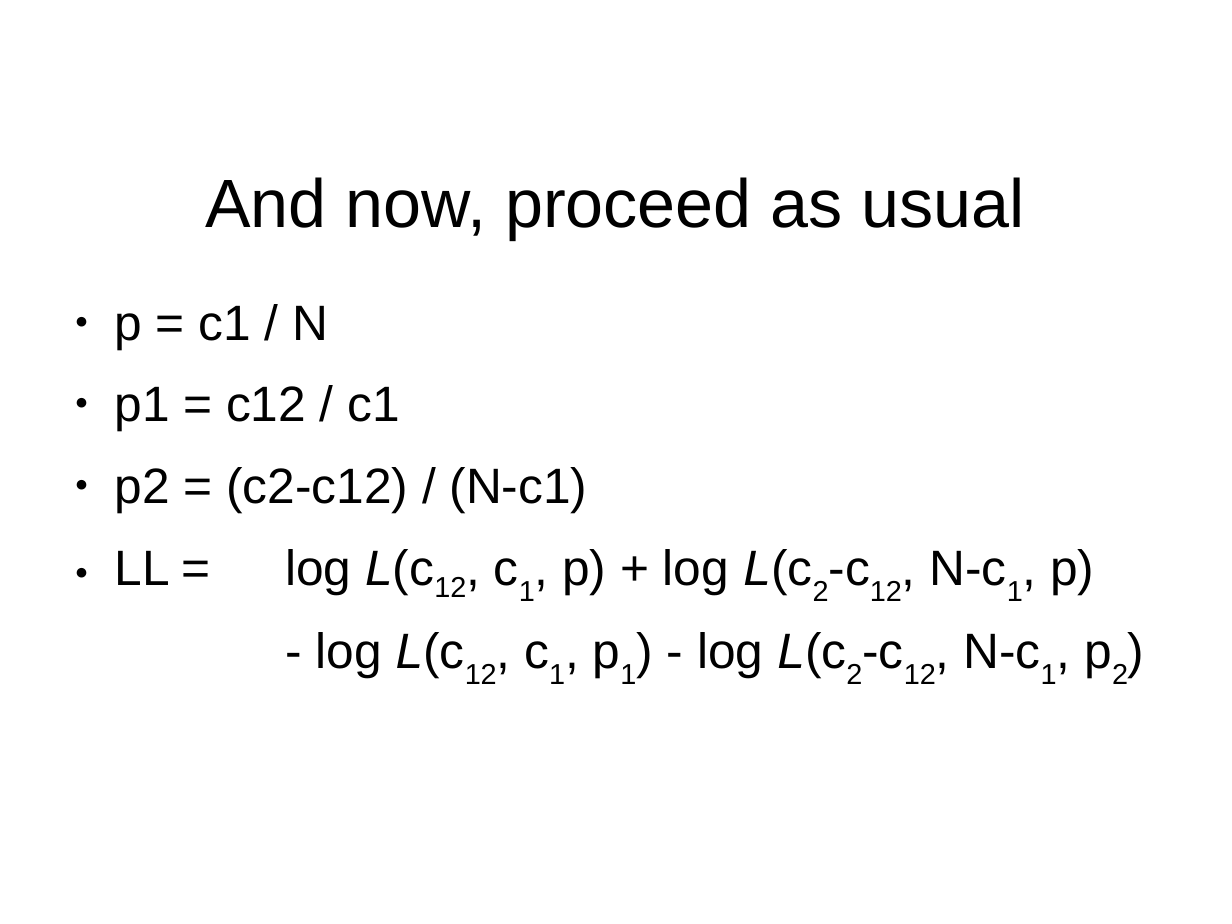
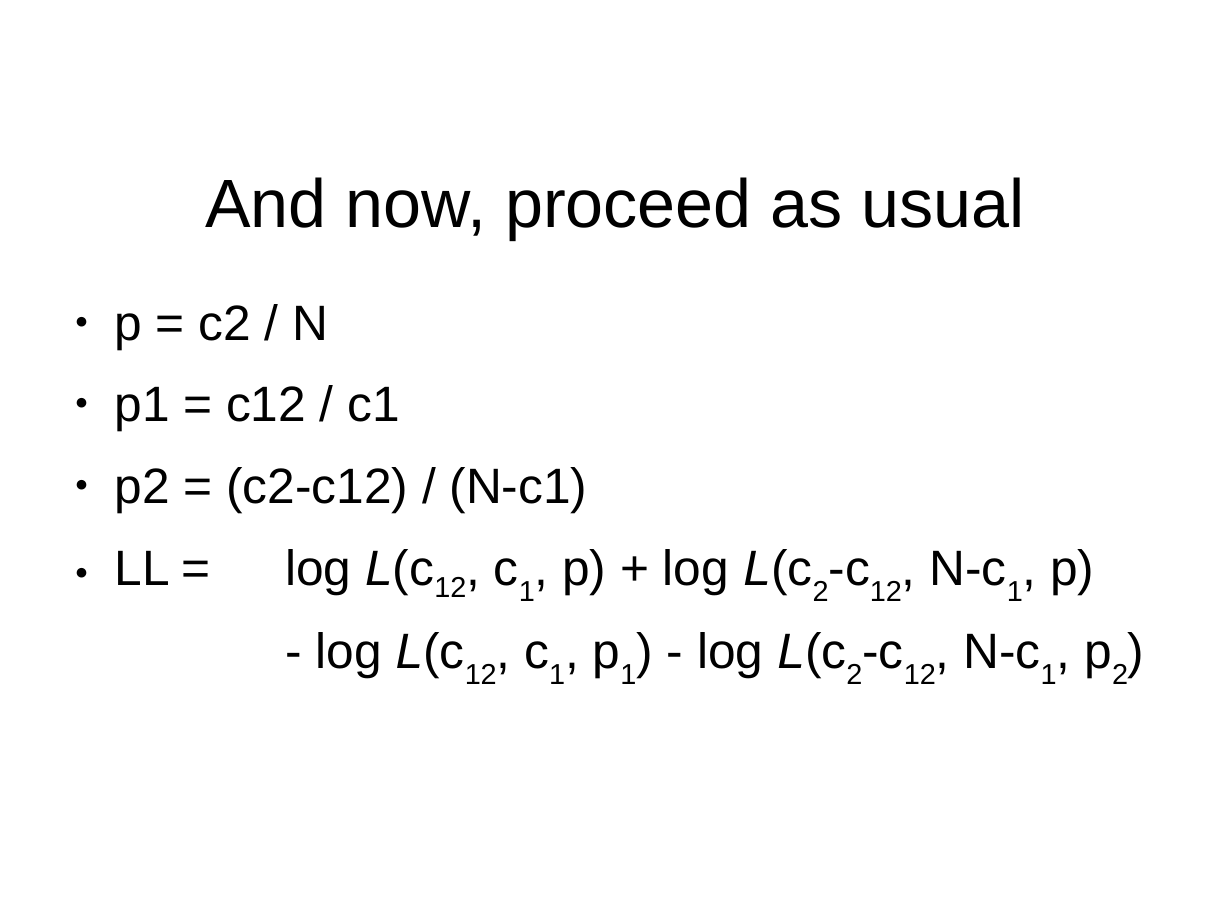
Before and after one commit to DHLeipzig-CurrentTopics-SS2014/Course_Materials, a slide deck: slide 11 of Presentations/Week 11, Dealing with Context Windows/Statistical Evaluation - Dealing with Context Windows.odp. Drawn at 1232x924 pixels with LibreOffice and Linux fonts; fonts in the diff are those of the drawing; background and template pictures are left out. Boxes give left, top, right and bottom in pixels: in the first picture for what was removed or moved away, otherwise in the second. Text is boxed around its words. In the diff, an @@ line names an element or a change of style, - is before the commit and + after.

```diff
--- a/Presentations/Week 11, Dealing with Context Windows/Statistical Evaluation - Dealing with Context Windows.odp
+++ b/Presentations/Week 11, Dealing with Context Windows/Statistical Evaluation - Dealing with Context Windows.odp
@@ text at <box>114,305,328,349</box>: text changed @@
-● p = c1 / N
+● p = c2 / N
```
Also in this commit, not shown: 5 other slides changed, 4 other files.
